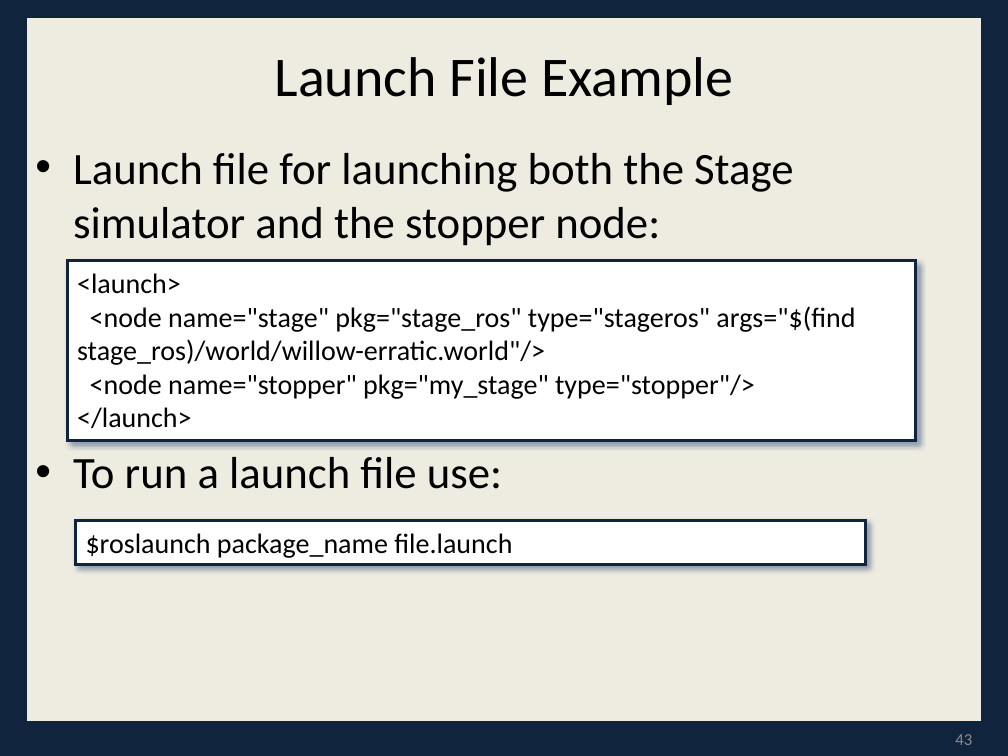
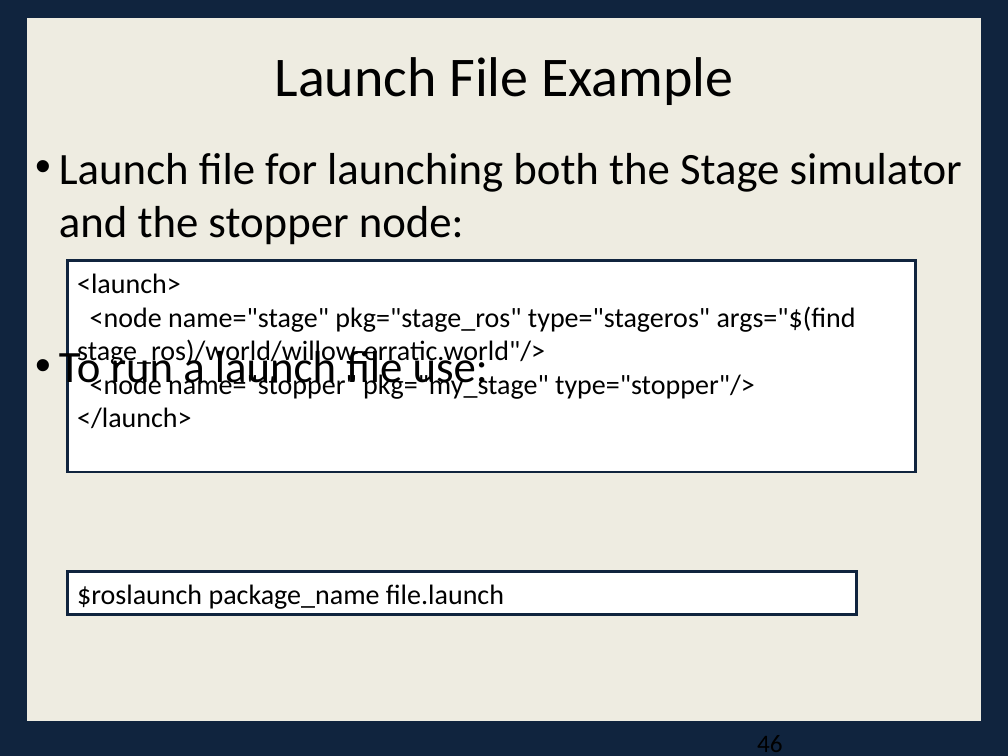
Before and after one commit to faustino-lukolo/Cpts483-Intro-To-Robotics, a slide deck: slide 46 of Resources/Lessons/ROSLesson3.pptx (slide 43 before the commit). Drawn at 1008x756 pixels with LibreOffice and Linux fonts; fonts in the diff are those of the drawing. Boxes give left, top, right and bottom in pixels: in the first picture for what was removed or moved away, otherwise in the second. Text is boxed around its words. In the diff, an @@ line names an element or a change of style, - is before the commit and + after.

```diff
--- a/Resources/Lessons/ROSLesson3.pptx
+++ b/Resources/Lessons/ROSLesson3.pptx
@@ background #0F243E to #10243E @@
@@ rectangle at (25,17,983,723): outline #0F243E 2 pt to #10243E 2.01 pt @@
@@ text "Launch file for launching both ..." at (59,153,962,394): indent changed; less space between paragraphs @@
@@ rectangle "<launch>": place and size @@
-rectangle "<launch>" at (68,260,916,439)
+rectangle "<launch>" at (68,260,916,472)
@@ rectangle "<launch>" at (68,260,916,472): list level 2 to 1 in "<launch>"; list level 2 to 1 in "<node name="stage" pkg="stage_ros" type="stageros" args="$(f ..."; list level 2 to 1 in "<node name="stopper" pkg="my_stage" type="stopper"/>"; list level 2 to 1 in "</launch>"; outline #0F243E 2 pt to #10243E 2.01 pt; shadow off @@
@@ rectangle "$roslaunch package_name file.launch": place and size @@
-rectangle "$roslaunch package_name file.launch" at (76,521,865,565)
+rectangle "$roslaunch package_name file.launch" at (68,572,857,615)
@@ rectangle "$roslaunch package_name file.launch" at (68,572,857,615): outline #0F243E 2 pt to #10243E 2.01 pt; shadow off @@
@@ page number removed at (955,734,972,745) @@
-43
```
Also in this commit, not shown: 43 other slides changed, 3 slides added, 11 other files.
